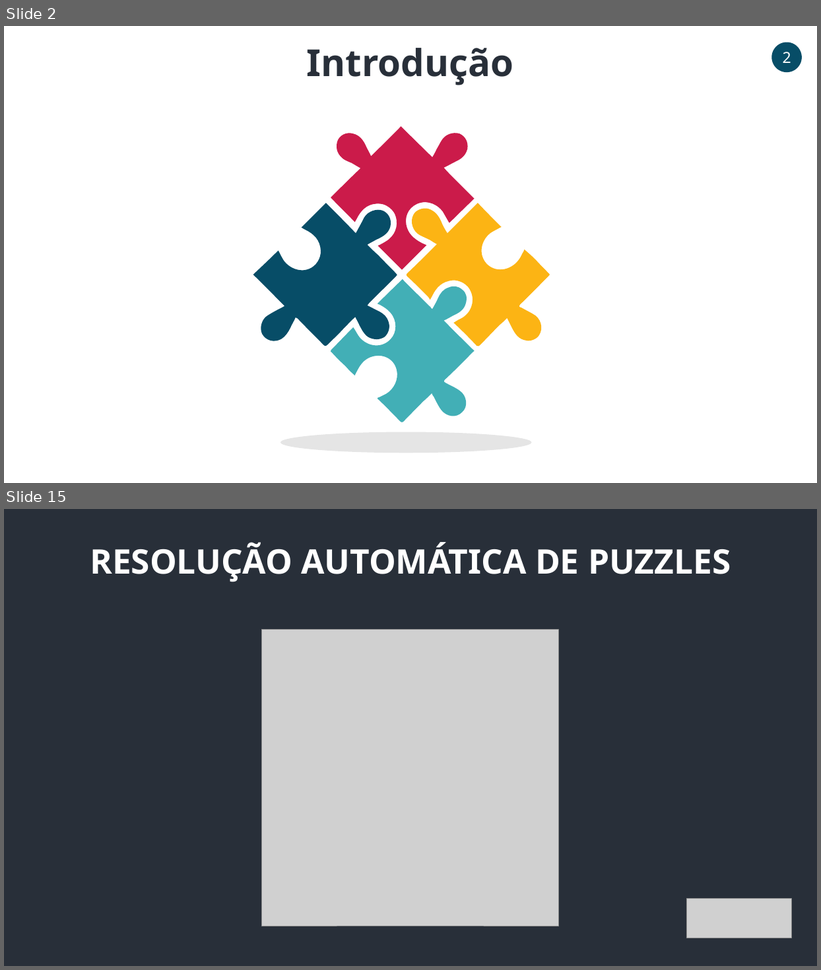
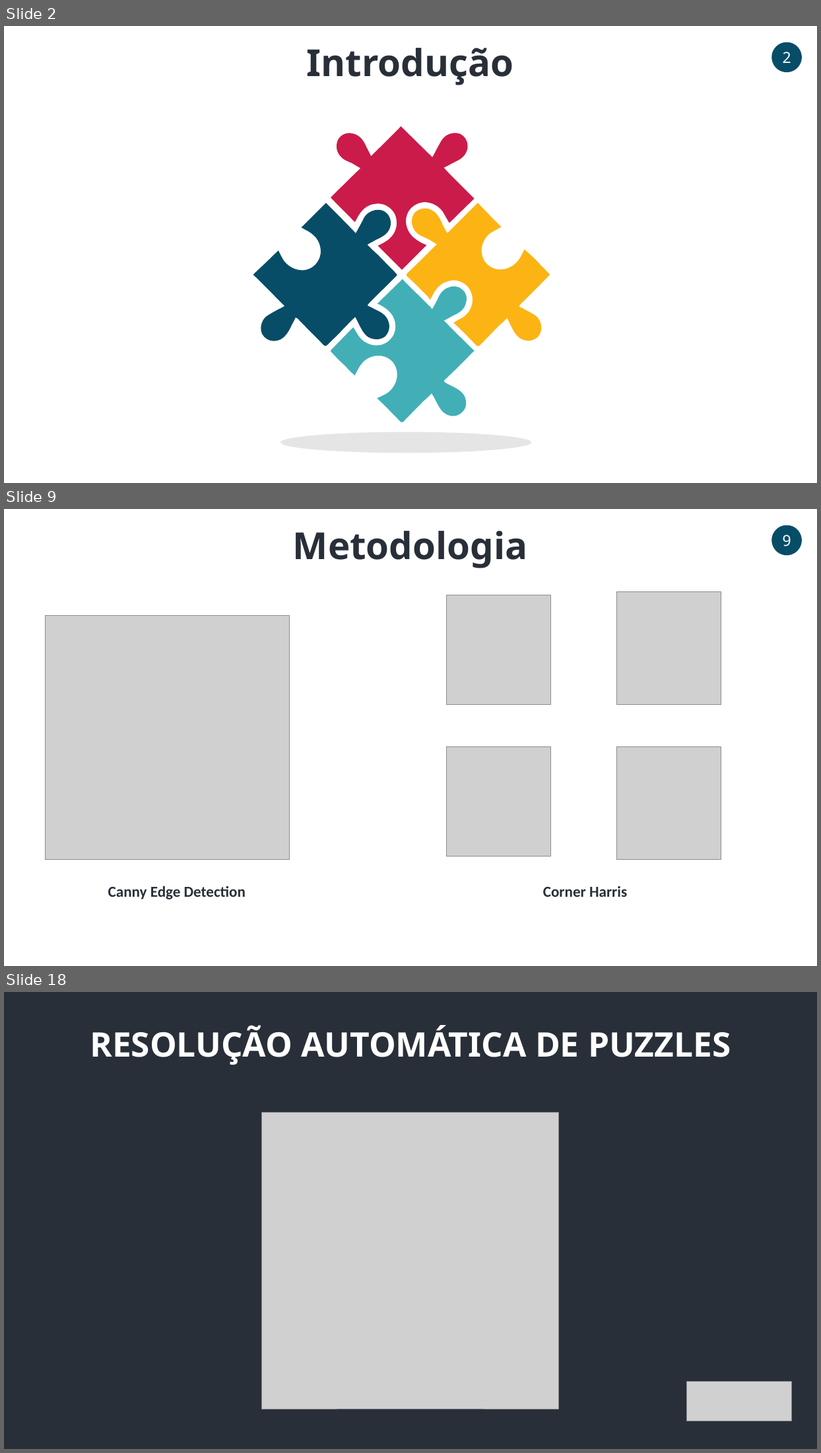
Before and after one commit to PedroCarvalho98/VC2021_22, a slide deck: Project/ApresentacaoFinal.pptx. Shown one above the other, each under a label of ours: slides 2 and 15 before the commit, slides 2, 9 and 18 after it; the slides between them are not shown. The pictures are 821x970 and 821x1453 pixels, drawn with LibreOffice and Linux fonts; fonts in the diff are those of the drawing; grey boxes stand for pictures. Boxes give left, top, right and bottom in pixels: in the first picture for what was removed or moved away, otherwise in the second. Text is boxed around its words. In the diff, an @@ line names an element or a change of style, - is before the commit and + after.

```diff
--- a/Project/ApresentacaoFinal.pptx
+++ b/Project/ApresentacaoFinal.pptx
@@ slide 9 added at bbox=[4, 509, 817, 966], background #FFFFFF @@
@@ ellipse added at bbox=[772, 525, 802, 555], fill #074D67, 18 pt, text #FFFFFF @@
+9
@@ text added at bbox=[293, 531, 528, 568], 44 pt, text #282F39, bold @@
+Metodologia
@@ picture added at bbox=[447, 595, 551, 704] @@
@@ picture added at bbox=[616, 592, 721, 705] @@
@@ picture added at bbox=[46, 616, 290, 859] @@
@@ picture added at bbox=[447, 747, 551, 856] @@
@@ picture added at bbox=[616, 747, 721, 859] @@
@@ text added at bbox=[108, 886, 246, 900], 18 pt, text #282F39, bold @@
+Canny Edge Detection
@@ text added at bbox=[543, 887, 627, 897], 18 pt, text #282F39, bold @@
+Corner Harris
@@ what was slide 15 is now slide 18 @@
```
Also in this commit, not shown: 10 slides changed, 4 other slides added, 2 slides removed.
